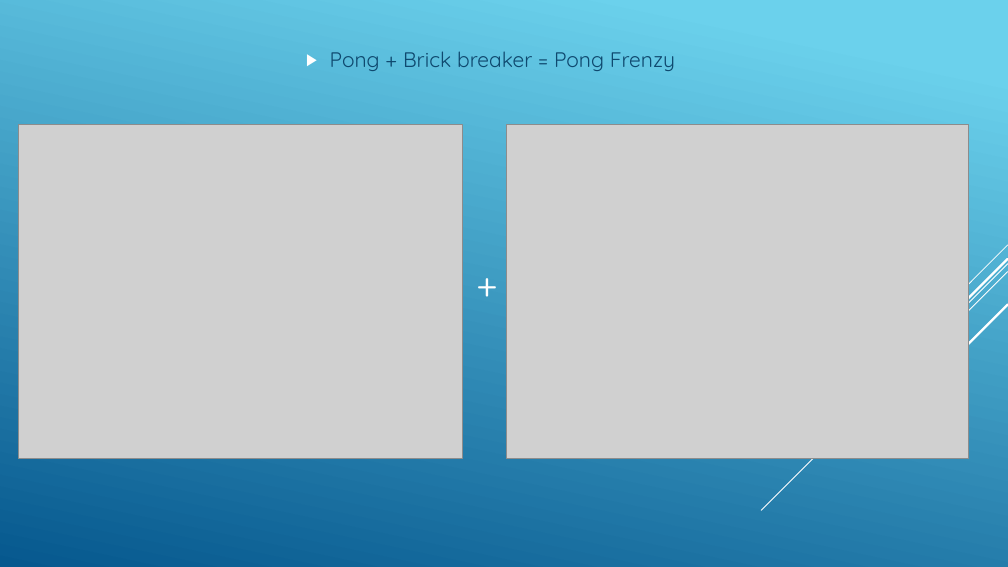
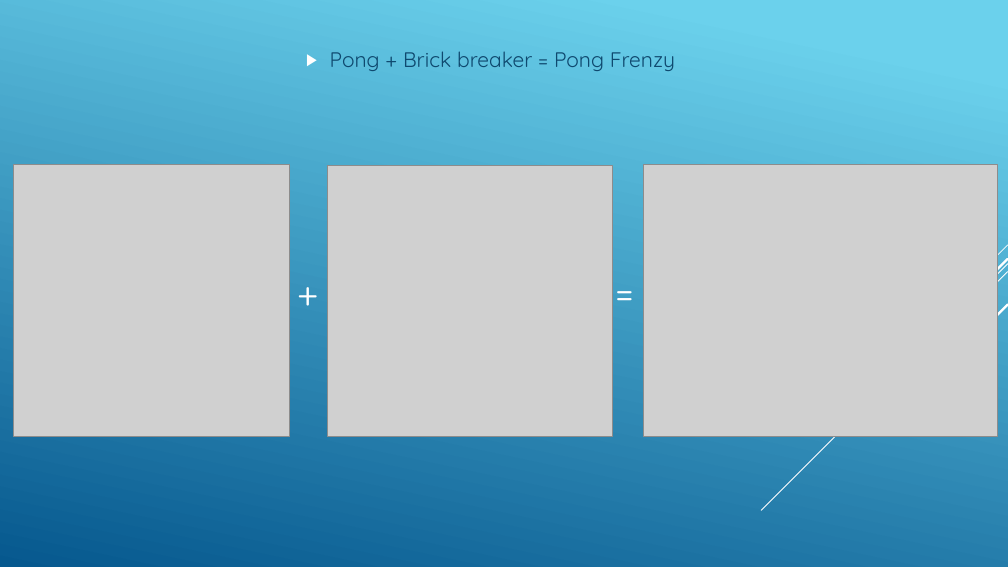
Before and after one commit to BrandonN007/PongFrenzy, a slide deck: slide 2 of Game Presentation.pptx. Drawn at 1008x567 pixels with LibreOffice and Linux fonts; fonts in the diff are those of the drawing; grey boxes stand for pictures. Boxes give left, top, right and bottom in pixels: in the first picture for what was removed or moved away, otherwise in the second. Text is boxed around its words. In the diff, an @@ line names an element or a change of style, - is before the commit and + after.

```diff
--- a/Game Presentation.pptx
+++ b/Game Presentation.pptx
@@ picture: place and size @@
-picture at (19,125,463,459)
+picture at (14,165,290,436)
@@ picture: place and size @@
-picture at (507,125,969,458)
+picture at (327,165,612,436)
@@ picture added at (644,165,997,436) @@
@@ title "+": place and size @@
-title "+" at (469,220,507,345)
+title "+" at (290,229,327,354)
@@ text added at (608,264,647,319), 36 pt, text #FFFFFF @@
+=
```
Also in this commit, not shown: 1 other slide changed.
